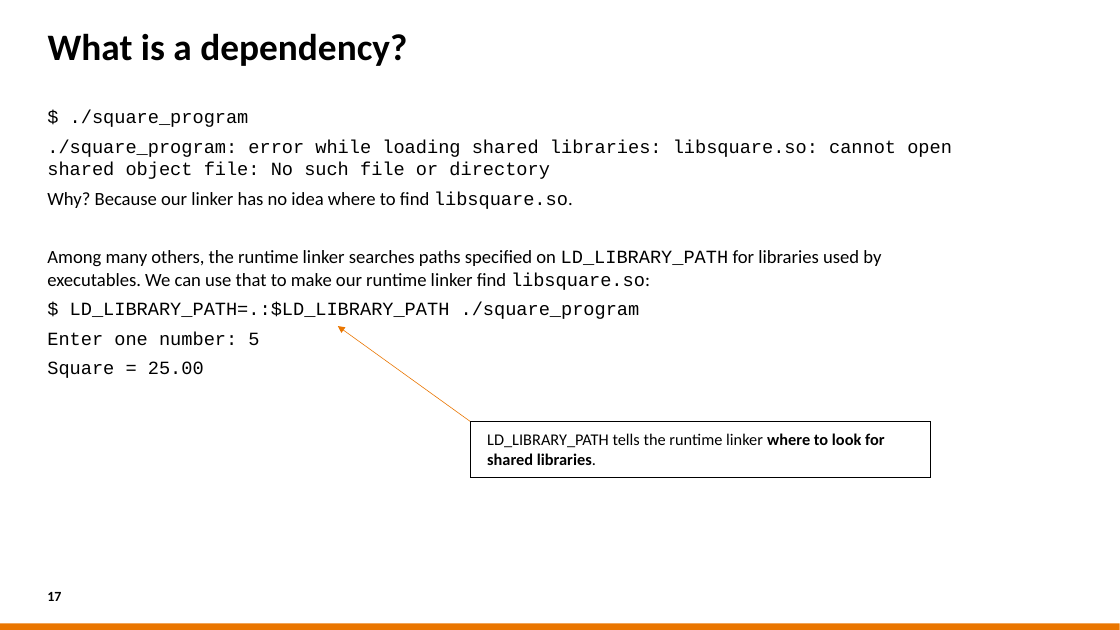
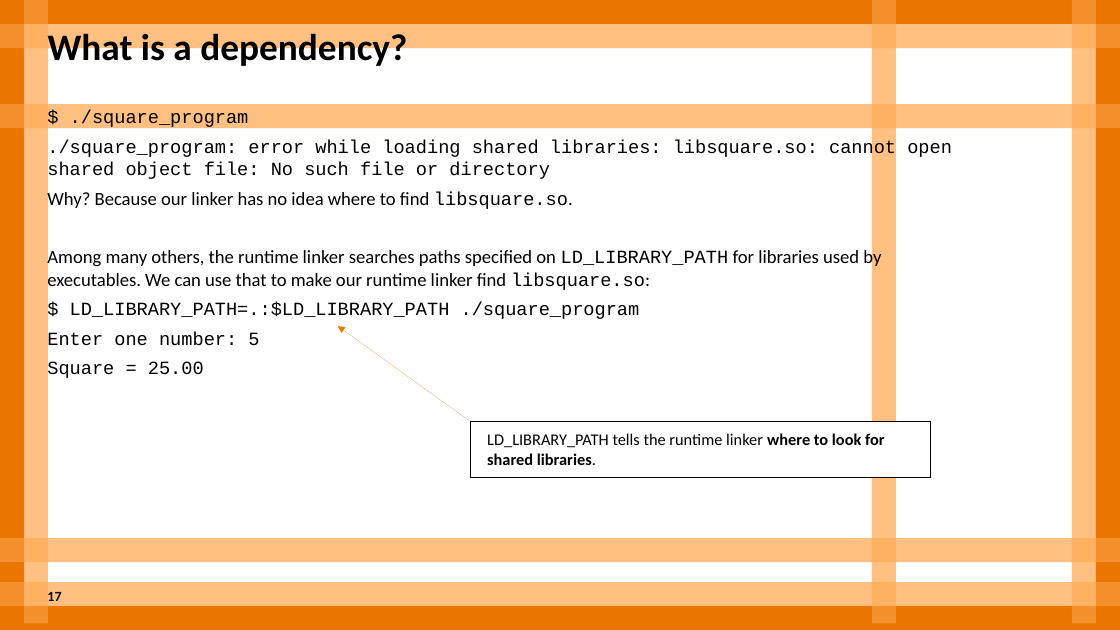
Before and after one commit to sara-nl/HPML-course-materials, a slide deck: slide 17 of Day2/slides/Software_installations_on_HPC_systems.pptx. Drawn at 1120x630 pixels with LibreOffice and Linux fonts; fonts in the diff are those of the drawing; background and template pictures are left out. Boxes give left, top, right and bottom in pixels: in the first picture for what was removed or moved away, otherwise in the second. Text is boxed around its words. In the diff, an @@ line names an element or a change of style, - is before the commit and + after.

```diff
--- a/Day2/slides/Software_installations_on_HPC_systems.pptx
+++ b/Day2/slides/Software_installations_on_HPC_systems.pptx
@@ arrow (471, 422) - (338, 326): stroke #EA7600 0.5 pt to #EA7600 0.75 pt @@
@@ rectangle "LD_LIBRARY_PATH tells the runtime linker ..." at <box>471,422,930,478</box>: outline #000000 0.75 pt to #000000 0 pt @@
@@ group added at <box>0,0,1120,630</box>: 7 rectangles @@
@@ group added at <box>0,0,1120,630</box>: 11 rectangles @@
@@ group added at <box>0,0,1120,630</box>: 4 rectangles @@
```
Also in this commit, not shown: 45 other slides changed, 1 slide added, 1 slide removed.
